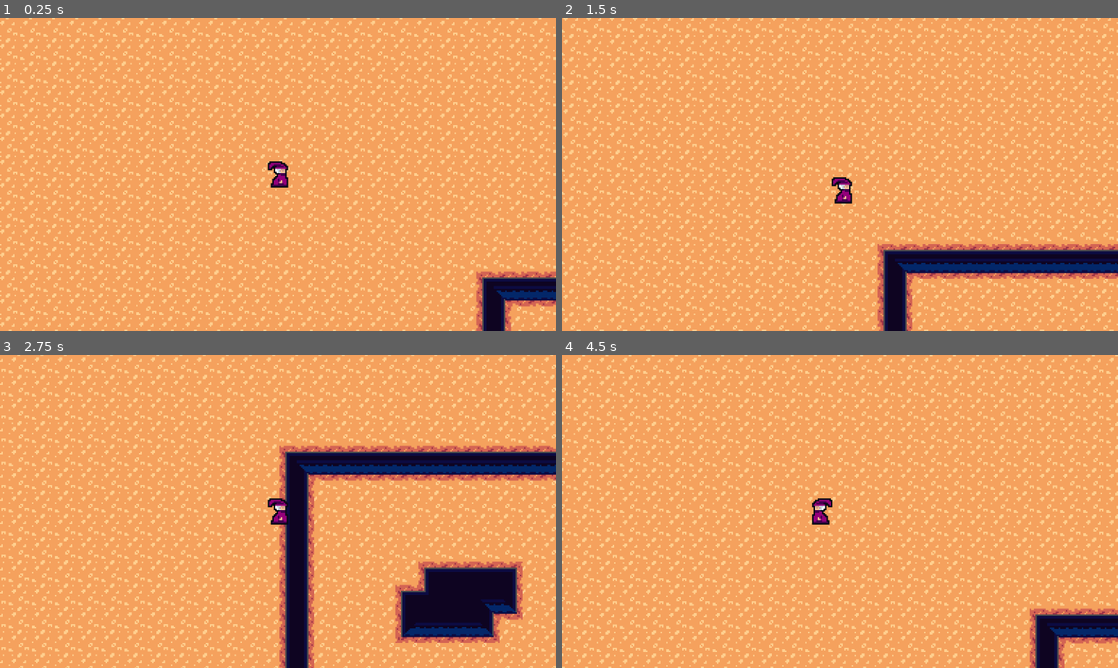
Above: before the commit, frames 1-4 (two rows, left to right).
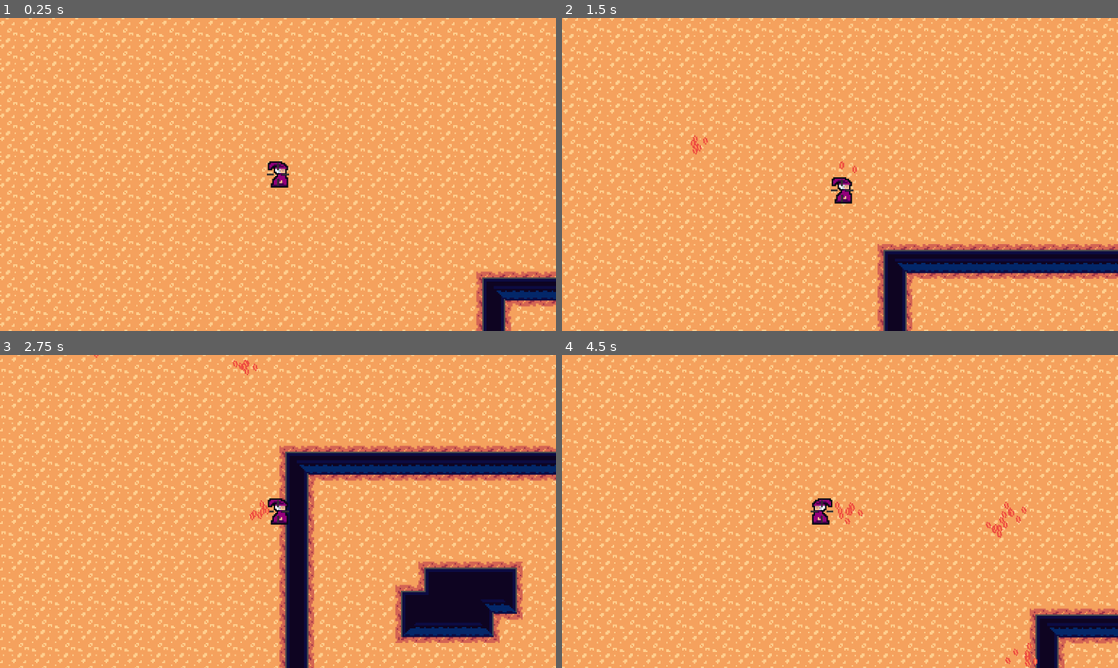
Above: after the commit, the same moments.

Repository: adrianwhatfield/ancient-arena
Game: Godot game, scene res://Scenes/arena.tscn
Same seed, same stepped clock (60 frames per second), same inputs: the game is played once before the commit and once after it.
Inputs (mouse positions are in pixels of both pictures, inside the frame that each line leads up to):
- Up to frame 1 (0.25 s): no input
- Up to frame 2 (1.5 s): tap Enter at 0.5 s; move the mouse to (962, 158) at 0.52 s; hold D (right) 0.53-1.28 s; click (962, 158) at 0.6 s; move the mouse to (728, 190) at 1.27 s; hold S (down) from 1.28 s (still down); click (728, 190) at 1.35 s
- Up to frame 3 (2.75 s): move the mouse to (333, 442) at 2.02 s; release S (down) at 2.03 s; hold D (right) from 2.03 s (still down); click (333, 442) at 2.1 s
- Up to frame 4 (4.5 s): move the mouse to (812, 574) at 2.77 s; release D (right) at 2.78 s; hold W (up) 2.78-3.53 s; click (812, 574) at 2.85 s; move the mouse to (1006, 558) at 3.52 s; hold A (left) from 3.53 s (still down); click (1006, 558) at 3.6 s; move the mouse to (673, 464) at 4.27 s; click (673, 464) at 4.35 s

The runs differ from the first frame. In frame 1, less than 0.1% of the frame differs, in the area x 48-52%, y 46-54%; in frame 2, 0.1%; in frame 3, 0.2%; in frame 4, 0.4%, in the area x 44-86%, y 46-100%.

Commit message:
Create basic combat

Diff:
--- a/ancient_arena/Scenes/player.gd
+++ b/ancient_arena/Scenes/player.gd
@@ -2,12 +2,15 @@
 
 
 const SPEED = 150.0
+var aim_dist = 3
+var aim_speed = 1
+const MAX_AIM = 35
 
+var spell_scene = preload("res://Scenes/spell.tscn")
 
 func _physics_process(delta):
 
-	# Get the input direction and handle the movement/deceleration.
-	# As good practice, you should replace UI actions with custom gameplay actions.
+	# Movement
 	var directionX = Input.get_axis("left", "right")
 	if directionX:
 		velocity.x = directionX * SPEED
@@ -26,3 +29,42 @@
 		$Sprite2D.flip_h = false
 
 	move_and_slide()
+
+func _process(delta):
+	if Input.is_action_pressed("aim_left"):
+		$Wand.position.x -= aim_dist * aim_speed
+		Manager.bullet_direction = "left"
+
+	if Input.is_action_pressed("aim_right"):
+		$Wand.position.x += aim_dist * aim_speed
+		Manager.bullet_direction = "right"
+
+	if Input.is_action_pressed("aim_up"):
+		$Wand.position.y -= aim_dist * aim_speed
+		Manager.bullet_direction = "up"
+
+	if Input.is_action_pressed("aim_down"):
+		$Wand.position.y += aim_dist * aim_speed
+		Manager.bullet_direction = "down"
+
+	# RIGHT
+	if $Wand.position.x > MAX_AIM:
+		$Wand.position.x = MAX_AIM
+
+	# LEFT
+	if $Wand.position.x < -MAX_AIM:
+		$Wand.position.x = -MAX_AIM
+
+	# DOWN
+	if $Wand.position.y > MAX_AIM:
+		$Wand.position.y = MAX_AIM
+
+	# UP
+	if $Wand.position.y < -MAX_AIM:
+		$Wand.position.y = -MAX_AIM
+
+	if Input.is_action_just_pressed("shoot"):
+		var s = spell_scene.instantiate()
+		Manager.get_vector_speed()
+		get_tree().root.add_child(s)
+		s.position = $Wand.global_position
--- a/ancient_arena/Scenes/player.tscn
+++ b/ancient_arena/Scenes/player.tscn
@@ -1,7 +1,8 @@
-[gd_scene load_steps=4 format=3 uid="uid://cwcm5uj6b5dem"]
+[gd_scene load_steps=5 format=3 uid="uid://cwcm5uj6b5dem"]
 
 [ext_resource type="Script" path="res://Scenes/player.gd" id="1_2pqqu"]
 [ext_resource type="Texture2D" uid="uid://pv81ic3chftp" path="res://Assets/Art/wizard.png" id="1_mrbdf"]
+[ext_resource type="Texture2D" uid="uid://bh02hvijqpf0k" path="res://Assets/Art/crosshair.png" id="3_u52sl"]
 
 [sub_resource type="CapsuleShape2D" id="CapsuleShape2D_0qm8w"]
 radius = 3.0
@@ -27,3 +28,11 @@
 limit_smoothed = true
 position_smoothing_enabled = true
 position_smoothing_speed = 10.0
+
+[node name="Wand" type="Node2D" parent="."]
+metadata/_edit_group_ = true
+
+[node name="Sprite2D" type="Sprite2D" parent="Wand"]
+texture_filter = 1
+scale = Vector2(0.3, 0.3)
+texture = ExtResource("3_u52sl")
--- /dev/null
+++ b/ancient_arena/Scenes/spell.gd
@@ -0,0 +1,15 @@
+extends Area2D
+
+var speed = Manager.vector_speed
+# Called when the node enters the scene tree for the first time.
+func _ready():
+	var speed = Manager.vector_speed
+
+
+# Called every frame. 'delta' is the elapsed time since the previous frame.
+func _process(delta):
+	position += speed * delta
+
+
+func _on_timer_timeout():
+	queue_free()
--- /dev/null
+++ b/ancient_arena/Scenes/spell.tscn
@@ -0,0 +1,38 @@
+[gd_scene load_steps=5 format=3 uid="uid://dja1ub2orr5q6"]
+
+[ext_resource type="Script" path="res://Scenes/spell.gd" id="1_4uind"]
+[ext_resource type="Texture2D" uid="uid://dd6ig3epvv3yy" path="res://Assets/Art/flame_spell.png" id="1_5tuie"]
+
+[sub_resource type="ParticleProcessMaterial" id="ParticleProcessMaterial_h8xbj"]
+emission_shape = 1
+emission_sphere_radius = 10.43
+particle_flag_disable_z = true
+gravity = Vector3(0, 0, 0)
+angular_velocity_min = 30.32
+angular_velocity_max = 30.32
+orbit_velocity_min = 0.0
+orbit_velocity_max = 0.0
+
+[sub_resource type="CapsuleShape2D" id="CapsuleShape2D_nqdpo"]
+radius = 2.0
+height = 6.0
+
+[node name="Spell" type="Area2D"]
+texture_filter = 1
+script = ExtResource("1_4uind")
+
+[node name="Sprite2D" type="Sprite2D" parent="."]
+texture = ExtResource("1_5tuie")
+
+[node name="GPUParticles2D" type="GPUParticles2D" parent="Sprite2D"]
+process_material = SubResource("ParticleProcessMaterial_h8xbj")
+texture = ExtResource("1_5tuie")
+
+[node name="CollisionShape2D" type="CollisionShape2D" parent="."]
+shape = SubResource("CapsuleShape2D_nqdpo")
+
+[node name="Timer" type="Timer" parent="."]
+wait_time = 15.0
+autostart = true
+
+[connection signal="timeout" from="Timer" to="." method="_on_timer_timeout"]
--- /dev/null
+++ b/ancient_arena/manager.gd
@@ -0,0 +1,16 @@
+extends Node
+
+var bullet_direction = ""
+var speed = 200
+var vector_speed = Vector2(0, 0)
+
+func get_vector_speed():
+	if bullet_direction == "left":
+		vector_speed = Vector2(-speed, 0)
+	if bullet_direction == "right":
+		vector_speed = Vector2(speed, 0)
+
+	if bullet_direction == "up":
+		vector_speed = Vector2(0, -speed)
+	if bullet_direction == "down":
+		vector_speed = Vector2(0, speed)
--- a/ancient_arena/project.godot
+++ b/ancient_arena/project.godot
@@ -14,6 +14,10 @@
 run/main_scene="res://Scenes/arena.tscn"
 config/features=PackedStringArray("4.0", "Forward Plus")
 config/icon="res://icon.svg"
+
+[autoload]
+
+Manager="*res://manager.gd"
 
 [display]
 
@@ -42,5 +46,32 @@
 down={
 "deadzone": 0.5,
 "events": [Object(InputEventKey,"resource_local_to_scene":false,"resource_name":"","device":-1,"window_id":0,"alt_pressed":false,"shift_pressed":false,"ctrl_pressed":false,"meta_pressed":false,"pressed":false,"keycode":0,"physical_keycode":83,"key_label":0,"unicode":115,"echo":false,"script":null)
+, Object(InputEventJoypadMotion,"resource_local_to_scene":false,"resource_name":"","device":-1,"axis":1,"axis_value":1.0,"script":null)
 ]
 }
+aim_left={
+"deadzone": 0.5,
+"events": [Object(InputEventJoypadMotion,"resource_local_to_scene":false,"resource_name":"","device":-1,"axis":2,"axis_value":-1.0,"script":null)
+]
+}
+aim_right={
+"deadzone": 0.5,
+"events": [Object(InputEventJoypadMotion,"resource_local_to_scene":false,"resource_name":"","device":-1,"axis":2,"axis_value":1.0,"script":null)
+]
+}
+aim_up={
+"deadzone": 0.5,
+"events": [Object(InputEventJoypadMotion,"resource_local_to_scene":false,"resource_name":"","device":-1,"axis":3,"axis_value":-1.0,"script":null)
+]
+}
+aim_down={
+"deadzone": 0.5,
+"events": [Object(InputEventJoypadMotion,"resource_local_to_scene":false,"resource_name":"","device":-1,"axis":3,"axis_value":1.0,"script":null)
+]
+}
+shoot={
+"deadzone": 0.5,
+"events": [Object(InputEventJoypadMotion,"resource_local_to_scene":false,"resource_name":"","device":-1,"axis":5,"axis_value":1.0,"script":null)
+, Object(InputEventMouseButton,"resource_local_to_scene":false,"resource_name":"","device":-1,"window_id":0,"alt_pressed":false,"shift_pressed":false,"ctrl_pressed":false,"meta_pressed":false,"button_mask":1,"position":Vector2(328, 4),"global_position":Vector2(332, 49),"factor":1.0,"button_index":1,"pressed":true,"double_click":false,"script":null)
+]
+}
Binary file added: ancient_arena/Assets/Art/crosshair.png
Not shown, added: ancient_arena/Assets/Art/crosshair.png.import
Binary file added: ancient_arena/Assets/Art/flame_spell.png
Not shown, added: ancient_arena/Assets/Art/flame_spell.png.import
